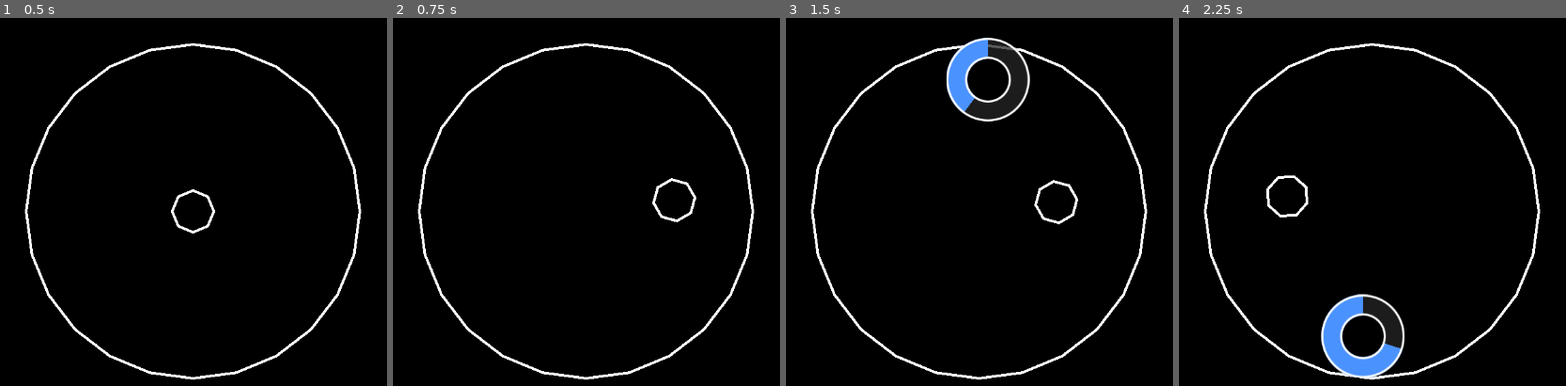
Above: before the commit, frames 1-4 (left to right).
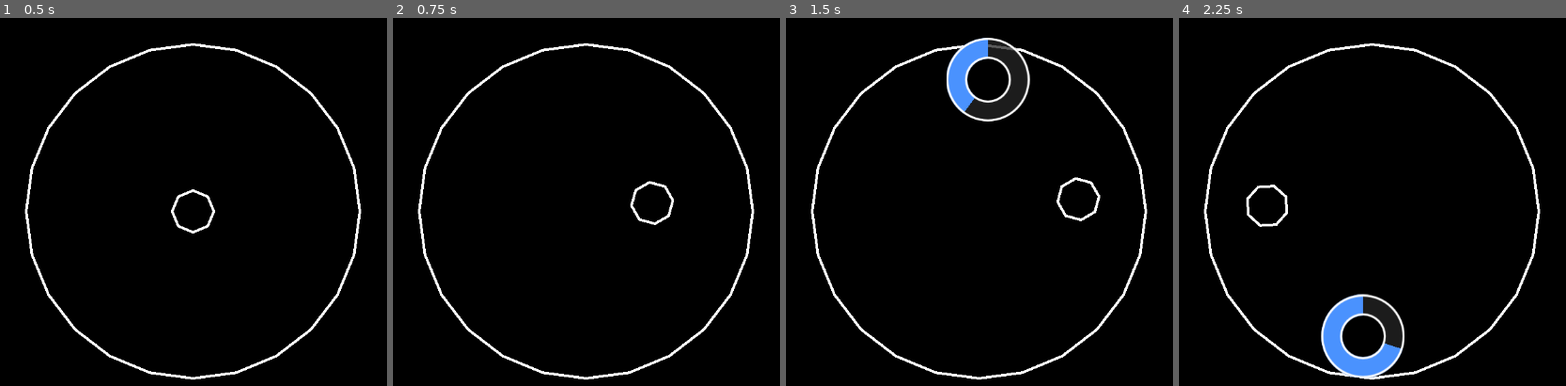
Above: after the commit, the same moments.

Repository: jokw1228/Slay_The_Circle
Game: Godot game, scene res://scenes/rooms/RoomTest.tscn
The game is run twice, just before and just after one commit, with the same random seed, the same clock (stepped at 60 frames per second) and the same inputs.
Inputs (mouse positions are in pixels of both pictures, inside the frame that each line leads up to):
- Up to frame 1 (0.5 s): no input
- Up to frame 2 (0.75 s): tap Enter at 0.5 s; move the mouse to (752, 190) at 0.52 s; click (752, 190) at 0.67 s
- Up to frame 3 (1.5 s): move the mouse to (828, 231) at 1.27 s; click (828, 231) at 1.42 s
- Up to frame 4 (2.25 s): move the mouse to (1446, 117) at 2.02 s; click (1446, 117) at 2.17 s

Frame 1 is identical in both runs. In frame 2, 0.5% of the frame differs, in the area x 61-79%, y 43-57%; in frame 3, 0.5%; in frame 4, 0.5%.

Commit message:
플레이어 이동 선입력 매커니즘 구현

Diff:
--- a/scenes/bombs/Bomb.tscn
+++ b/scenes/bombs/Bomb.tscn
@@ -3,4 +3,5 @@
 [ext_resource type="Script" path="res://scenes/bombs/Bomb.gd" id="1_t5a2j"]
 
 [node name="Bomb" type="Area2D"]
+collision_layer = 0
 script = ExtResource("1_t5a2j")
--- a/scenes/bombs/NormalBomb.gd
+++ b/scenes/bombs/NormalBomb.gd
@@ -6,3 +6,7 @@
 
 func exploded():
 	queue_free()
+
+func _on_body_entered(body):
+	if body.is_in_group("Player"):
+		slayed()
--- a/scenes/bombs/NormalBomb.tscn
+++ b/scenes/bombs/NormalBomb.tscn
@@ -7,6 +7,7 @@
 radius = 16.0
 
 [node name="NormalBomb" type="Area2D"]
+collision_layer = 0
 script = ExtResource("1_d5v6f")
 
 [node name="CollisionShape2D" type="CollisionShape2D" parent="."]
@@ -14,4 +15,5 @@
 
 [node name="BombTimer" parent="." instance=ExtResource("2_yellt")]
 
+[connection signal="body_entered" from="." to="." method="_on_body_entered"]
 [connection signal="bomb_time_out" from="BombTimer" to="." method="exploded"]
--- a/scenes/player/Player.gd
+++ b/scenes/player/Player.gd
@@ -1,11 +1,18 @@
-extends Area2D
+extends CharacterBody2D
 
 @export var PlayerRayCast2D: RayCast2D
 
 signal slay
 
+var moving_queue: Array
+var is_moving = false
+
 func _draw():
 	draw_arc(position, 32, 0, 2 * PI, 9, Color.WHITE, 4.0, false)
+
+func _physics_process(_delta):
+	_moving_queue_proccessing()
+	move_and_slide()
 
 func _input(event):
 	if event is InputEventMouseButton and event.button_index == MOUSE_BUTTON_LEFT and event.pressed:
@@ -13,8 +20,20 @@
 		slay.emit()
 
 func _on_player_ray_cast_2d_move_player(position_to_go):
-	var tween = create_tween()
-	var d = position_to_go - position
-	var distance: float = sqrt(d.x * d.x + d.y * d.y)
-	var speed: float = 2048
-	tween.tween_property(self, "position", position_to_go, distance / speed)
+	moving_queue.push_back(position_to_go)
+
+func _moving_queue_proccessing():
+	if is_moving == false && not moving_queue.is_empty():
+		is_moving = true
+		var position_to_go = moving_queue.pop_front()
+
+		var speed: float = 2048
+		velocity = (position_to_go - position).normalized() * speed
+		var d = position_to_go - position
+		var distance: float = sqrt(d.x * d.x + d.y * d.y)
+		var timer = get_tree().create_timer(distance / speed)
+		await timer.timeout
+		velocity = Vector2.ZERO
+		position = position_to_go
+
+		is_moving = false
--- a/scenes/player/Player.tscn
+++ b/scenes/player/Player.tscn
@@ -6,7 +6,7 @@
 [sub_resource type="CircleShape2D" id="CircleShape2D_wtb3g"]
 radius = 16.0
 
-[node name="Player" type="Area2D" node_paths=PackedStringArray("PlayerRayCast2D")]
+[node name="Player" type="CharacterBody2D" node_paths=PackedStringArray("PlayerRayCast2D") groups=["Player"]]
 script = ExtResource("1_udqk7")
 PlayerRayCast2D = NodePath("PlayerRayCast2D")
 
